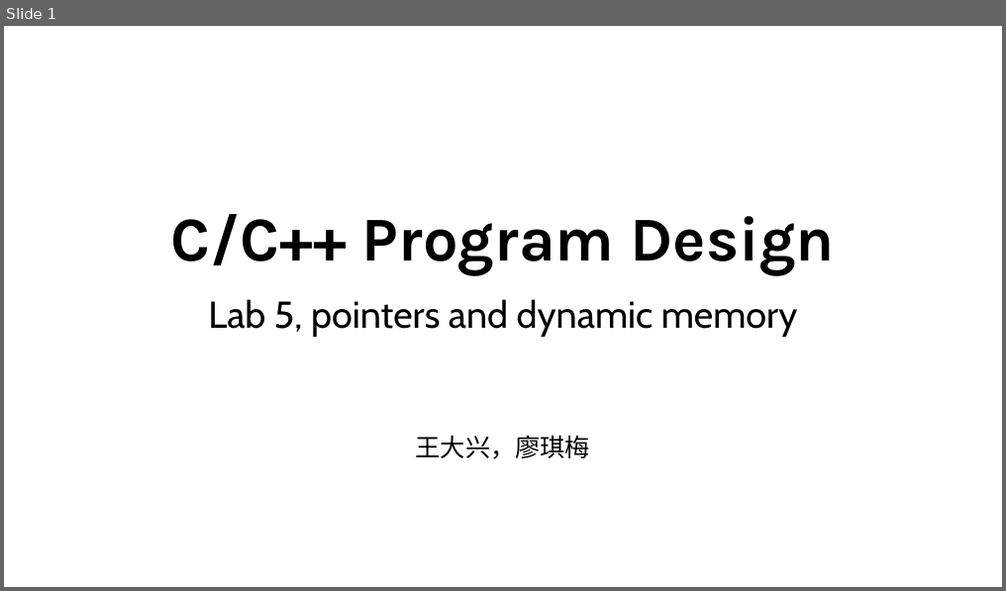
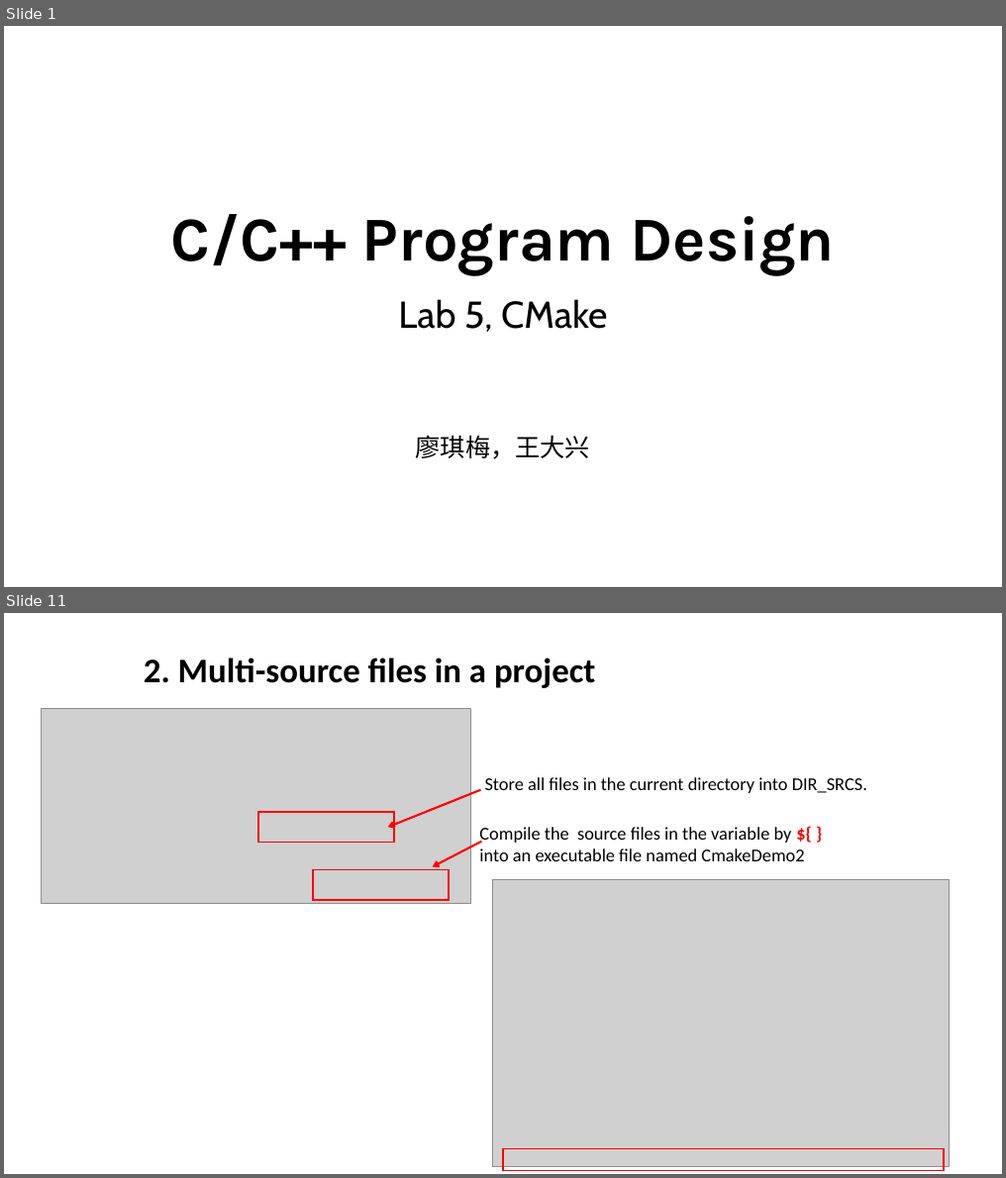
Before and after one commit to ShiqiYu/CPP, a slide deck: week05/Lab05.pptx. Shown one above the other, each under a label of ours: slide 1 before the commit, slides 1 and 11 after it; the slides between them are not shown. The pictures are 1006x591 and 1006x1178 pixels, drawn with LibreOffice and Linux fonts; fonts in the diff are those of the drawing; grey boxes stand for pictures; background and template pictures are left out. Boxes give left, top, right and bottom in pixels: in the first picture for what was removed or moved away, otherwise in the second. Text is boxed around its words. In the diff, an @@ line names an element or a change of style, - is before the commit and + after.

```diff
--- a/week05/Lab05.pptx
+++ b/week05/Lab05.pptx
@@ slide 11 added at (x1=4, y1=613, x2=1002, y2=1174), background #FFFFFF @@
@@ text added at (x1=144, y1=658, x2=595, y2=688), 33.2 pt, text #000000, bold @@
+2. Multi-source files in a project
@@ picture added at (x1=41, y1=709, x2=470, y2=903) @@
@@ arrow added from (481, 789) to (388, 827), #FF0000 2 pt @@
@@ text added at (x1=485, y1=777, x2=867, y2=793), 17.6 pt, text #000000 @@
+Store all files in the current directory into DIR_SRCS.
@@ rectangle added at (x1=258, y1=812, x2=394, y2=842), outline #FF0000 1.5 pt @@
@@ arrow added from (481, 842) to (433, 866), #FF0000 2 pt @@
@@ text added at (x1=479, y1=827, x2=804, y2=861), 17.6 pt, text #000000 @@
+Compile the source files in the variable by ${ } into an executable file named CmakeDemo2
@@ rectangle added at (x1=313, y1=869, x2=449, y2=900), outline #FF0000 1.5 pt @@
@@ picture added at (x1=493, y1=879, x2=949, y2=1166) @@
@@ rectangle added at (x1=503, y1=1150, x2=944, y2=1171), outline #FF0000 1.5 pt @@
@@ slide 1 changed as well @@
@@ subtitle at (x1=398, y1=299, x2=607, y2=460): text changed @@
-Lab 5, pointers and dynamic memory
-王大兴，廖琪梅
+Lab 5, CMake
+廖琪梅，王大兴
```
Also in this commit, not shown: 1 other slide changed, 15 other slides added, 24 slides removed.
